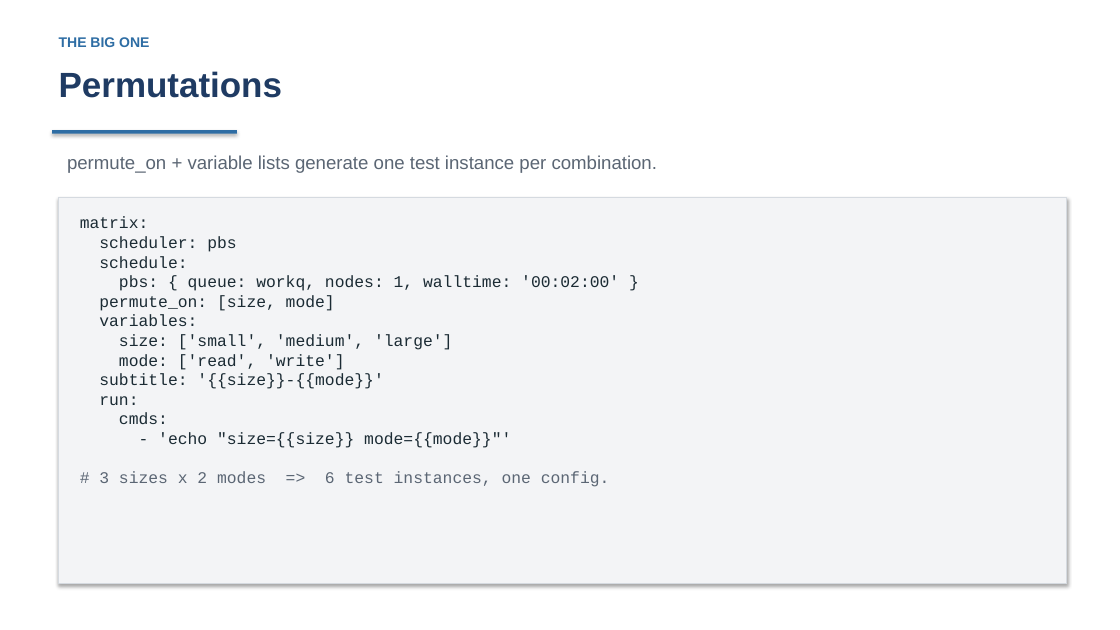
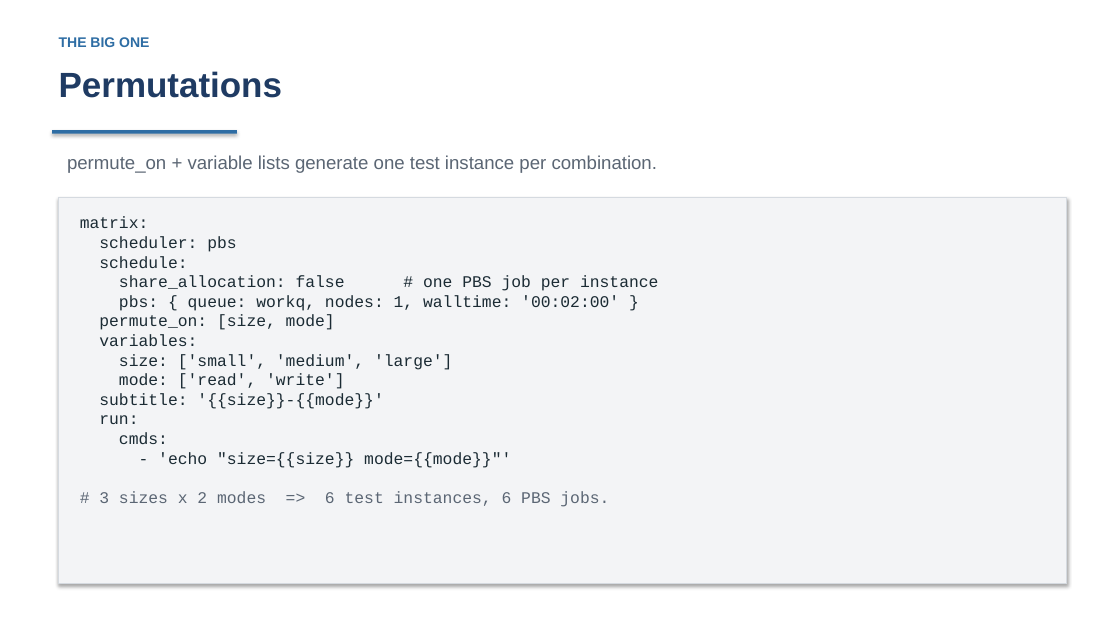
Before and after one commit to curtisecombsjr/pavilion-workshop, a slide deck: slide 21 of pavilion-workshop.pptx. Drawn at 1120x630 pixels with LibreOffice and Linux fonts; fonts in the diff are those of the drawing. Boxes give left, top, right and bottom in pixels: in the first picture for what was removed or moved away, otherwise in the second. Text is boxed around its words. In the diff, an @@ line names an element or a change of style, - is before the commit and + after.

```diff
--- a/pavilion-workshop.pptx
+++ b/pavilion-workshop.pptx
@@ text in rectangle at box(119, 275, 658, 291): paragraph added @@
+share_allocation: false # one PBS job per instance
@@ text in rectangle at box(99, 491, 609, 507): text changed @@
-# 3 sizes x 2 modes => 6 test instances, one config.
+# 3 sizes x 2 modes => 6 test instances, 6 PBS jobs.
```
Also in this commit, not shown: 2 other slides changed, 2 other files.
